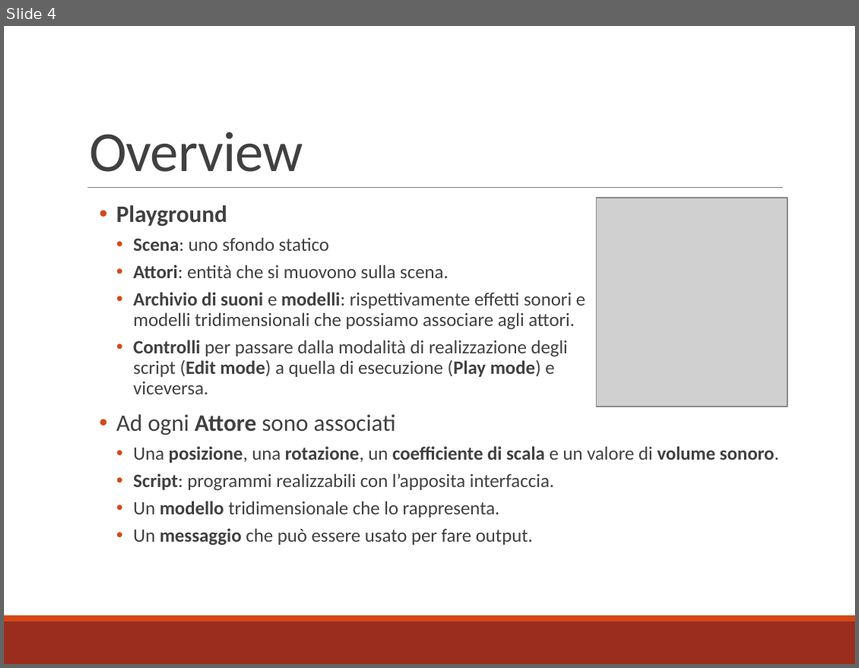
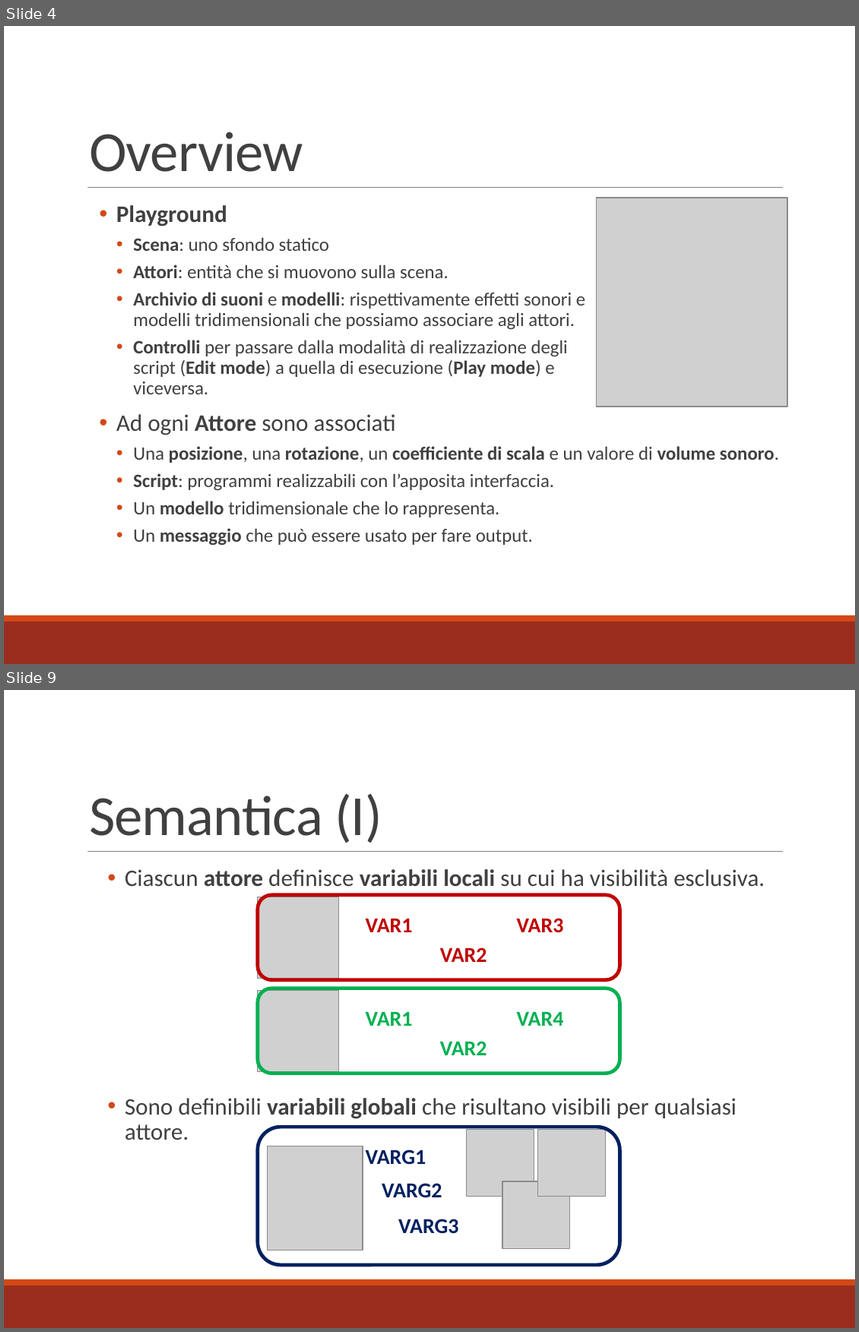
Before and after one commit to mbosc/scartch, a slide deck: Presentazione.pptx. Shown one above the other, each under a label of ours: slide 4 before the commit, slides 4 and 9 after it; the slides between them are not shown. The pictures are 859x668 and 859x1332 pixels, drawn with LibreOffice and Linux fonts; fonts in the diff are those of the drawing; grey boxes stand for pictures. Boxes give left, top, right and bottom in pixels: in the first picture for what was removed or moved away, otherwise in the second. Text is boxed around its words. In the diff, an @@ line names an element or a change of style, - is before the commit and + after.

```diff
--- a/Presentazione.pptx
+++ b/Presentazione.pptx
@@ slide 9 added at (x1=4, y1=690, x2=855, y2=1328), background #FFFFFF; not listed: 3 template elements that a slide beside it also shows @@
@@ title added at (x1=89, y1=793, x2=382, y2=843), 48 pt, text #404040 @@
+Semantica (I)
@@ text added at (x1=125, y1=869, x2=765, y2=1140), 20 pt, text #404040 @@
+  • Ciascun attore definisce variabili locali su cui ha visibilità esclusiva.
+  • Sono definibili variabili globali che risultano visibili per qualsiasi attore.
@@ picture added at (x1=258, y1=897, x2=339, y2=979) @@
@@ rounded rectangle added at (x1=258, y1=895, x2=620, y2=980), outline #C00000 3 pt @@
@@ text added at (x1=366, y1=918, x2=413, y2=932), 18 pt, text #C00000, bold @@
+VAR1
@@ text added at (x1=517, y1=918, x2=564, y2=933), 18 pt, text #C00000, bold @@
+VAR3
@@ text added at (x1=440, y1=948, x2=487, y2=962), 18 pt, text #C00000, bold @@
+VAR2
@@ picture added at (x1=258, y1=990, x2=339, y2=1072) @@
@@ rounded rectangle added at (x1=258, y1=989, x2=620, y2=1074), outline #00B050 3 pt @@
@@ text added at (x1=366, y1=1011, x2=413, y2=1026), 18 pt, text #00B050, bold @@
+VAR1
@@ text added at (x1=517, y1=1011, x2=564, y2=1026), 18 pt, text #00B050, bold @@
+VAR4
@@ text added at (x1=440, y1=1041, x2=487, y2=1056), 18 pt, text #00B050, bold @@
+VAR2
@@ rounded rectangle added at (x1=258, y1=1127, x2=620, y2=1265), outline #002060 3 pt @@
@@ picture added at (x1=466, y1=1129, x2=534, y2=1196) @@
@@ picture added at (x1=538, y1=1129, x2=605, y2=1196) @@
@@ picture added at (x1=268, y1=1146, x2=363, y2=1250) @@
@@ text added at (x1=366, y1=1150, x2=427, y2=1165), 18 pt, text #002060, bold @@
+VARG1
@@ text added at (x1=382, y1=1183, x2=443, y2=1198), 18 pt, text #002060, bold @@
+VARG2
@@ picture added at (x1=503, y1=1182, x2=570, y2=1249) @@
@@ text added at (x1=398, y1=1219, x2=459, y2=1234), 18 pt, text #002060, bold @@
+VARG3
```
Also in this commit, not shown: 7 slides changed, 10 other slides added, 1 slide removed, 18 other files.
